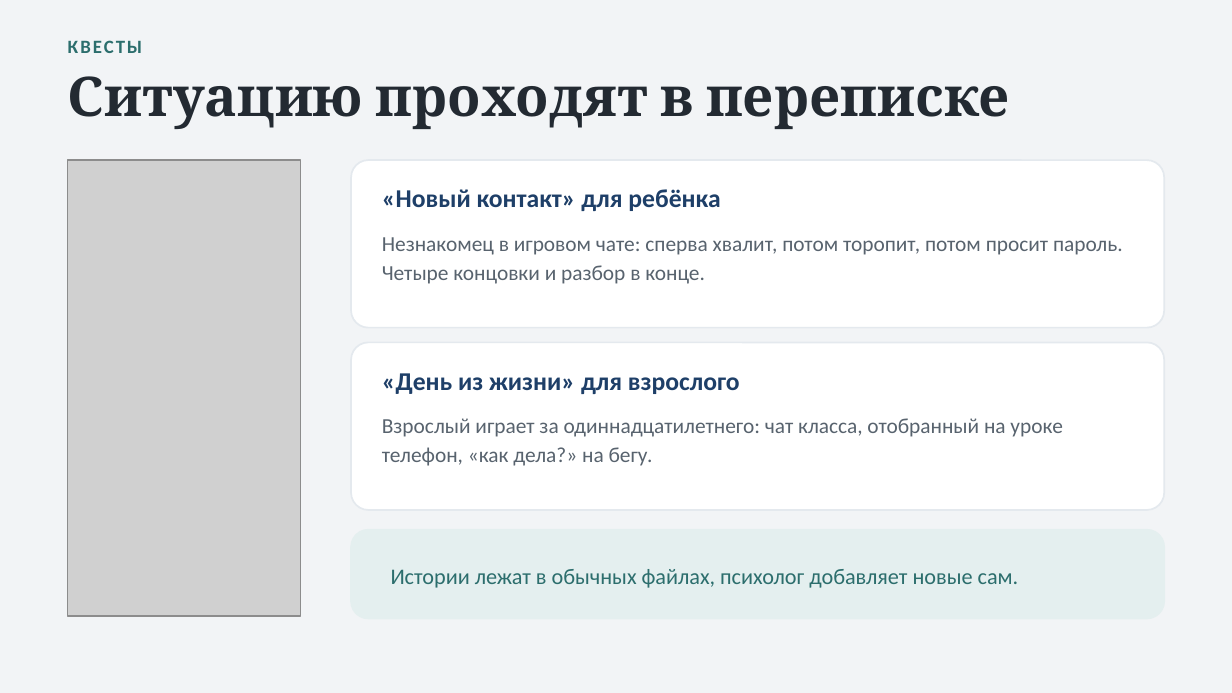
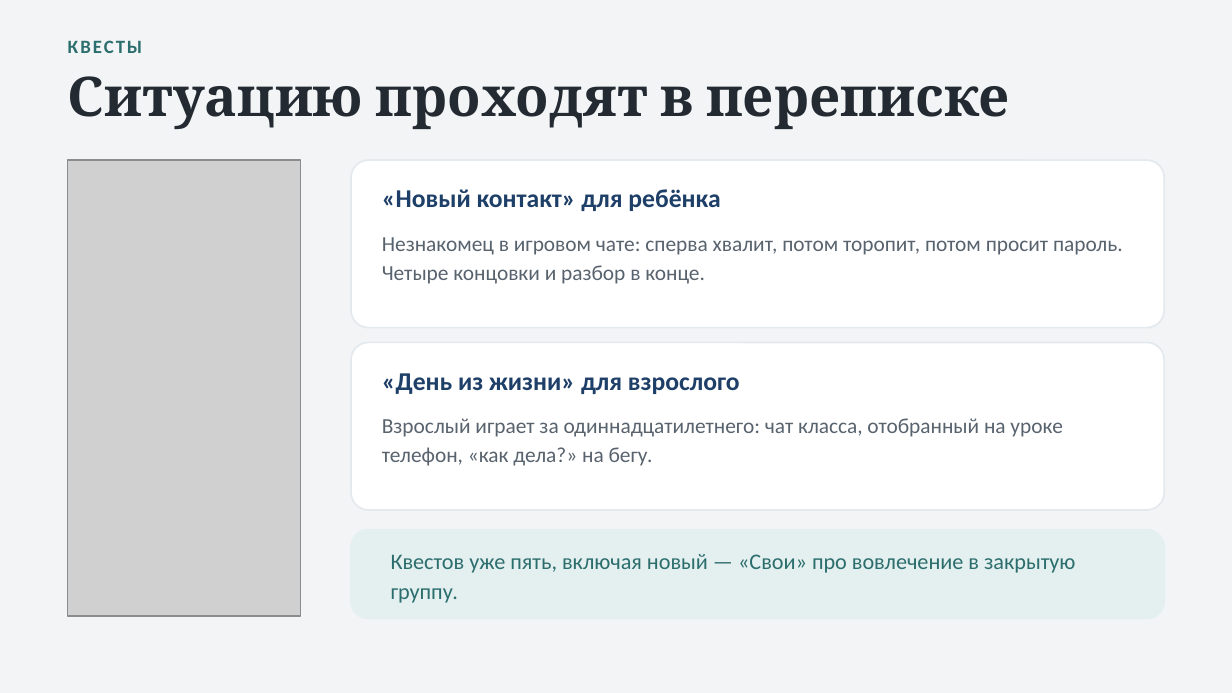
Before and after one commit to Levalnik0/proekt-eho, a slide deck: slide 6 of Проект_Эхо_презентация.pptx. Drawn at 1232x693 pixels with LibreOffice and Linux fonts; fonts in the diff are those of the drawing; grey boxes stand for pictures. Boxes give left, top, right and bottom in pixels: in the first picture for what was removed or moved away, otherwise in the second. Text is boxed around its words. In the diff, an @@ line names an element or a change of style, - is before the commit and + after.

```diff
--- a/Проект_Эхо_презентация.pptx
+++ b/Проект_Эхо_презентация.pptx
@@ text at <box>391,554,1075,603</box>: text changed @@
-Истории лежат в обычных файлах, психолог добавляет новые сам.
+Квестов уже пять, включая новый — «Свои» про вовлечение в закрытую группу.
```
Also in this commit, not shown: 2 other slides changed, 3 other files.
